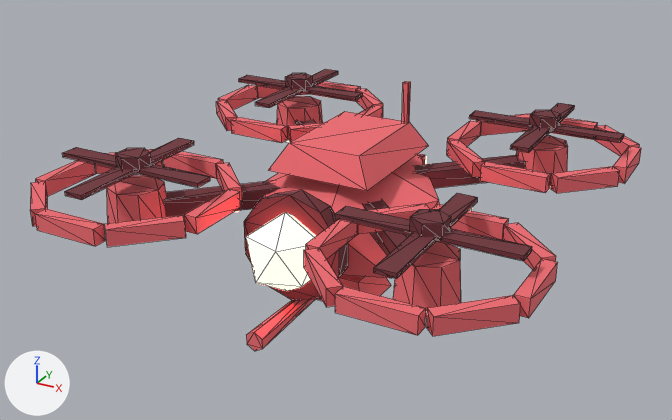
The glTF model public/assets/models/enemy_drone.glb, before and after one commit.
Before and after are seen from a camera (50 mm lens) standing at (0.761, -1.442, 0.713) and looking at (-0.022, -0.018, 0.001). Every picture has the same lights, and +X, +Y and +Z are marked at lower left. The picture after the commit comes second. Mesh edges are drawn as thin lines. Where no turn or scale is listed for an object, it has been applied to the vertices. Vertices at exactly the same position are counted once.

Script lines for the objects in view, before the commit:
```python
me_eye = bpy.data.meshes.new('eye')
me_eye.from_pydata(...)  # an icosphere of 20 faces spanning x -0.067..0.067, y -0.064..0.064, z -0.075..0.075
me_eye.materials.append(mat_mat_enemy_glow)  # red #ff897c, glowing red #ff897c
me_eye_ring = bpy.data.meshes.new('eye_ring')
me_eye_ring.from_pydata(...)  # a 10-sided cut cone along y (radius 0.1 at the low end, 0.095 at the high end) spanning x -0.095..0.095, y -0.02..0.02, z -0.1..0.1
me_eye_ring.materials.append(mat_mat_enemy_dark)  # dark red #6f3038
me_hull = bpy.data.meshes.new('hull')
me_hull.from_pydata(...)  # 56 vertices, 88 faces; spans x -0.179..0.179, y -0.34..0.28, z -0.165..0.19
me_hull.materials.append(mat_mat_enemy)  # red #f16c72
me_rotor_lb = bpy.data.meshes.new('rotor_LB')
me_rotor_lb.from_pydata(...)  # a box spanning x -0.15..0.15, y -0.018..0.018, z -0.004..0.004; a box spanning x -0.018..0.018, y -0.15..0.15, z -0.004..0.004; a 6-sided cylinder along z spanning x -0.026..0.026, y -0.03..0.03, z -0.001..0.025
me_rotor_lb.materials.append(mat_mat_enemy_dark)  # dark red #6f3038
ob_eye = bpy.data.objects.new('eye', me_eye)
ob_eye.location = (0.0, -0.235, 0.01)
ob_eye_ring = bpy.data.objects.new('eye_ring', me_eye_ring)
ob_eye_ring.location = (0.0, -0.2, 0.01)
ob_hull = bpy.data.objects.new('hull', me_hull)
ob_hull.location = (0.0, 0.0, 0.0)
ob_rotor_lb = bpy.data.objects.new('rotor_LB', me_rotor_lb)
ob_rotor_lb.location = (0.28, 0.28, 0.13)
# also in view: 'motor_LB' at (0.28, 0.28, 0.06); 'motor_LF' at (0.28, -0.28, 0.06); 'rotor_RB' at (-0.28, 0.28, 0.14); 'guard_LB' at (0.28, 0.28, 0.08); 'rotor_RF' at (-0.28, -0.28, 0.14)
```
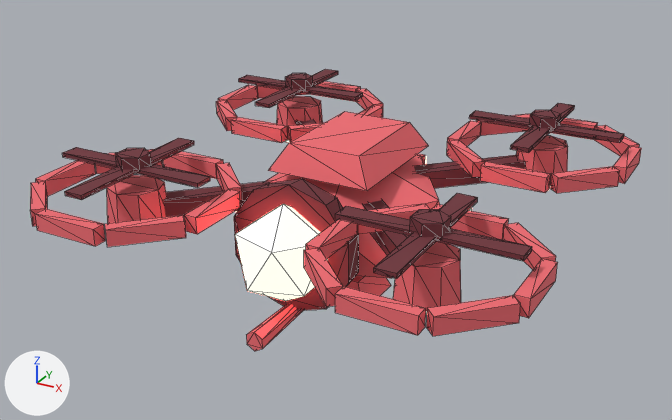
Boxes (x1, y1, x2, y2) around the edits, measured in the pictures (672 x 420 px):
'hull', reshaped (11% shorter): before (246, 81, 440, 351); after (246, 112, 440, 351)
'eye_ring', mesh rescaled (20% wider, 20% taller): before (244, 190, 348, 300); after (234, 179, 359, 311)
'eye', moved, rescaled (32% wider, 23% taller): before (246, 212, 316, 291); after (235, 204, 328, 301)
part 3 of me_hull, deleted: before (402, 81, 411, 122)

What the commit changed:
me_eye is used by ob_eye; location (0.0, -0.235, 0.01).
me_eye had 12 vertices, 20 faces and spanned x -0.067..0.067, y -0.064..0.064, z -0.075..0.075.
me_eye now has 12 vertices, 20 faces and spans x -0.082..0.082, y -0.078..0.078, z -0.092..0.092.
me_eye part 1: the whole mesh is scaled about its middle by 1.23.
me_eye_ring is used by ob_eye_ring; location (0.0, -0.2, 0.01).
me_eye_ring had 20 vertices, 36 faces and spanned x -0.095..0.095, y -0.02..0.02, z -0.1..0.1.
me_eye_ring now has 20 vertices, 36 faces and spans x -0.114..0.114, y -0.023..0.023, z -0.12..0.12.
me_eye_ring part 2: the whole mesh is scaled about its middle by (1.2, 1.13, 1.2).
me_hull is used by ob_hull; location (0.0, 0.0, 0.0).
me_hull had 56 vertices, 88 faces and spanned x -0.179..0.179, y -0.34..0.28, z -0.165..0.19.
me_hull now has 48 vertices, 76 faces and spans x -0.179..0.179, y -0.34..0.28, z -0.165..0.155.
me_hull part 3: the loose piece of 8 vertices spanning x -0.006..0.006, y 0.234..0.246, z 0.01..0.19 is deleted.
Object 'eye' (ob_eye) moves from (0.0, -0.235, 0.01) to (0.0, -0.24, 0.01).
